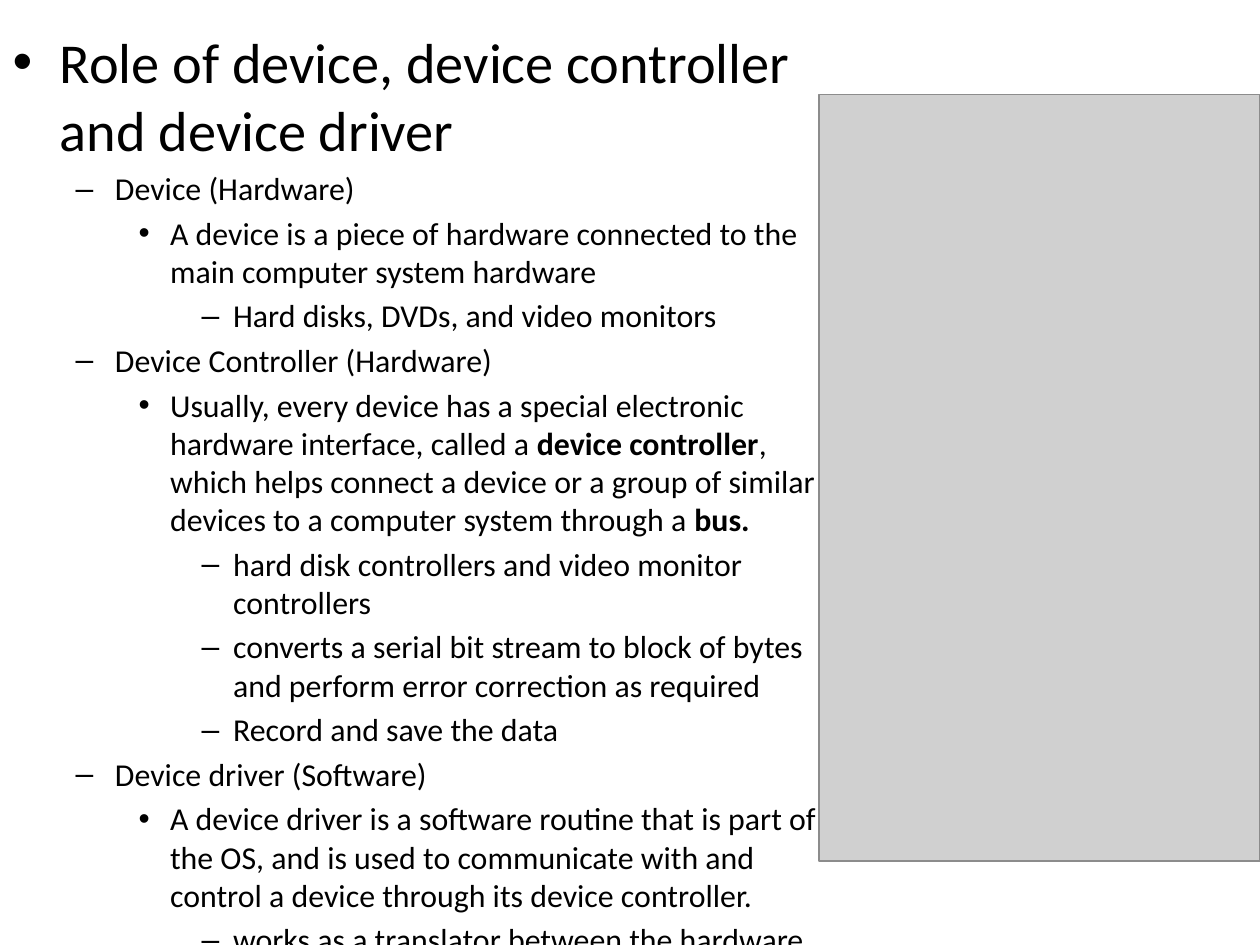
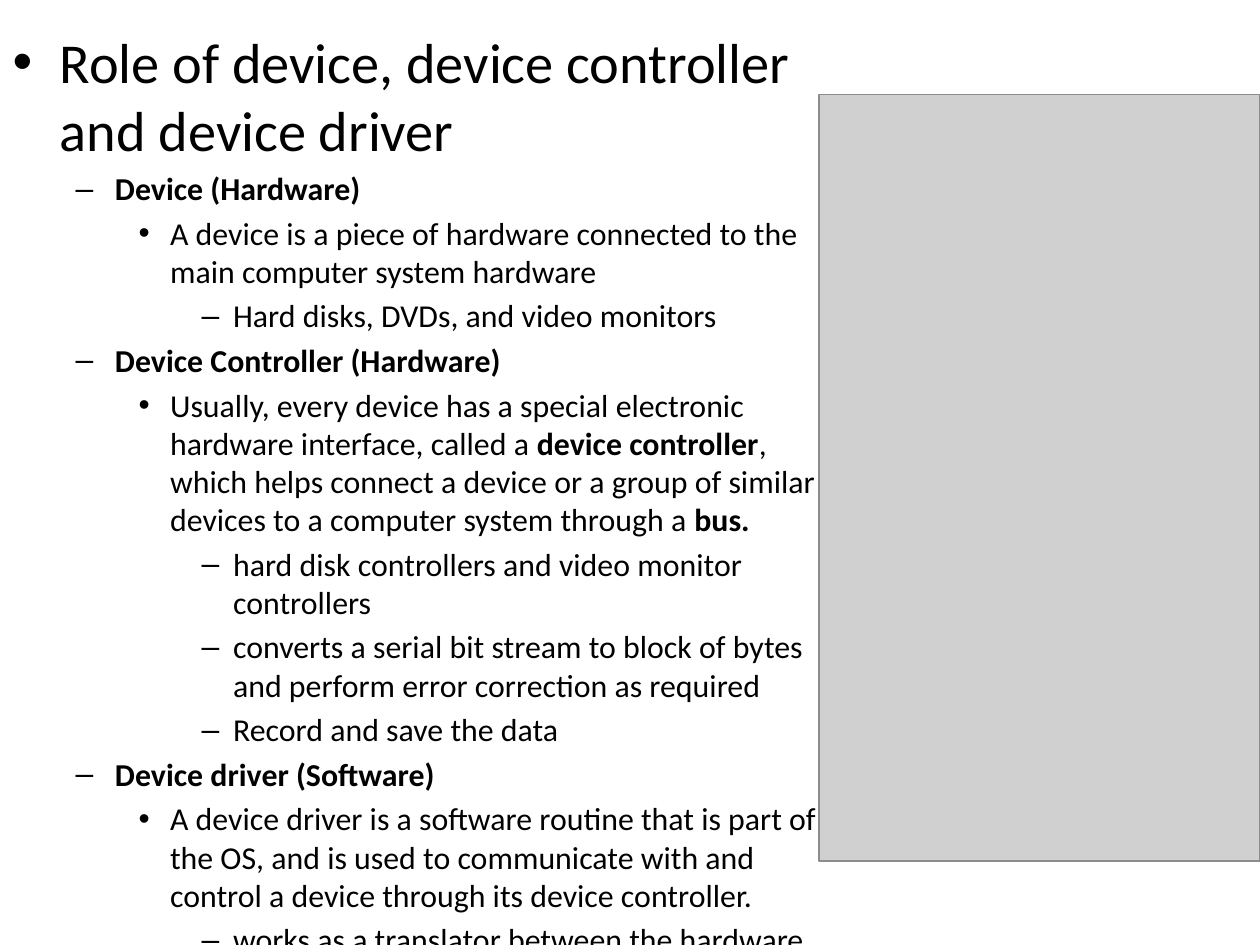
Before and after one commit to PrashanthSingaravelan/Fall-Semester-2020-2021, a slide deck: slide 22 of CSI1002 Operating System Principles/Geraldine/Module 1 Introduction.pptx. Drawn at 1260x945 pixels with LibreOffice and Linux fonts; fonts in the diff are those of the drawing; grey boxes stand for pictures. Boxes give left, top, right and bottom in pixels: in the first picture for what was removed or moved away, otherwise in the second. Text is boxed around its words. In the diff, an @@ line names an element or a change of style, - is before the commit and + after.

```diff
--- a/CSI1002 Operating System Principles/Geraldine/Module 1 Introduction.pptx
+++ b/CSI1002 Operating System Principles/Geraldine/Module 1 Introduction.pptx
@@ text at bbox=[115, 176, 501, 791]: bold on in "Device (Hardware)", "Device Controller (Hardware)", "Device driver (Software)" @@
```
Also in this commit, not shown: 8 other slides changed, 1 slide added, 1 slide removed, 21 other files.
